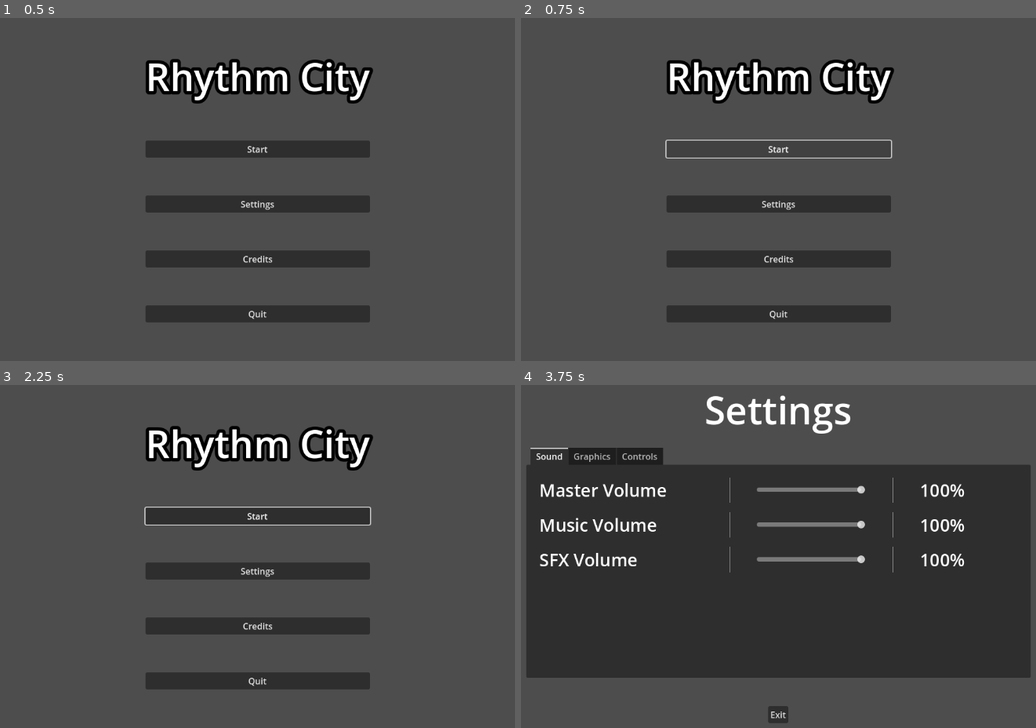
Above: before the commit, frames 1-4 (two rows, left to right).
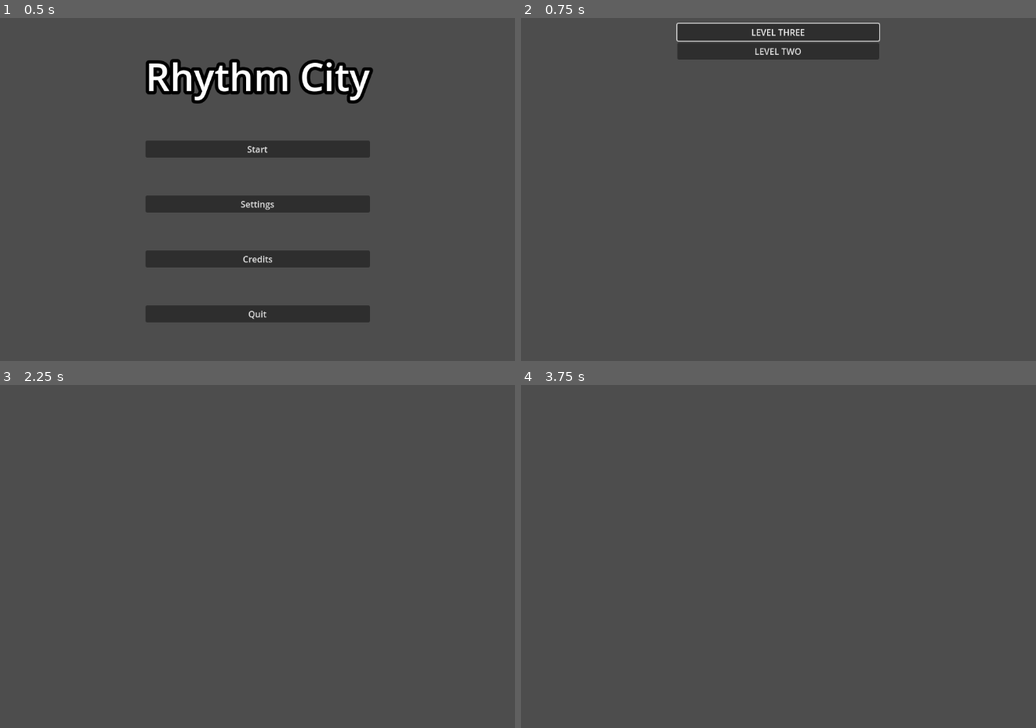
Above: after the commit, the same moments.

Repository: Hawkrex/ProjectRhythmCity-BbqJam25
Game: Godot game, scene res://Scenes/start-menu.tscn
Two runs of this game, one before a commit and one after it. Both use one fixed random seed, a clock stepped at 60 frames per second and the inputs below. The project has no main scene, so this scene is started directly.
Inputs (mouse positions are in pixels of both pictures, inside the frame that each line leads up to):
- Up to frame 1 (0.5 s): no input
- Up to frame 2 (0.75 s): click "Start" at 0.5 s
- Up to frame 3 (2.25 s): click (257, 515) at 1.25 s, where only the run before the commit has a clickable "Start"; click (257, 398) at 2 s, where only the run after the commit has a clickable "LEVEL THREE"
- Up to frame 4 (3.75 s): click (778, 515) at 2.75 s, where only the run before the commit has a clickable "Start"; click (778, 570) at 3.5 s, where only the run before the commit has a clickable "Settings"

Frame 1 is identical in both runs. In frame 2, 14% of the frame differs, in the area x 28-73%, y 1-89%; in frame 3, 12%; in frame 4, 63%, in the area x 1-99%, y 2-99%.

Commit message:
Make the menu redirect to the music selection scene

Diff:
--- a/GodotProject/Scenes/level_selection_screen.gd
+++ b/GodotProject/Scenes/level_selection_screen.gd
@@ -15,7 +15,6 @@
 # Just add the music scene in the "level" folder and it will automatically be added.
 func fill_levels() -> void:
 	var level_paths = DirAccess.get_files_at(level_folder_path)
-	var i = 0
 	for level_path in level_paths:
 		var button = Button.new()
 		button.text = level_path.replace(".tscn", "").to_upper().replace("_", " ")
--- a/GodotProject/Scenes/start_menu.gd
+++ b/GodotProject/Scenes/start_menu.gd
@@ -7,8 +7,8 @@
 	settings_menu.set_process(false)
 
 # if start button is pressed, get into the game
-#func _on_start_button_pressed() -> void:
-	#get_tree().change_scene_to_file("res://start-menu.tscn")
+func _on_start_button_pressed() -> void:
+	get_tree().change_scene_to_file("res://Scenes/level_selection_screen.tscn")
 
 # if settings button pressed, open the settings window
 func _on_settings_button_pressed() -> void:
